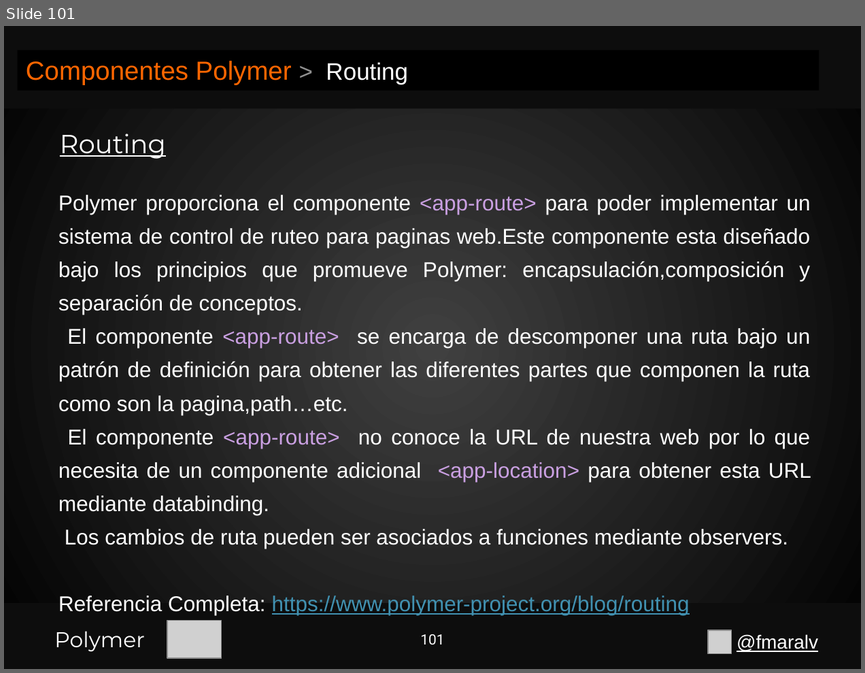
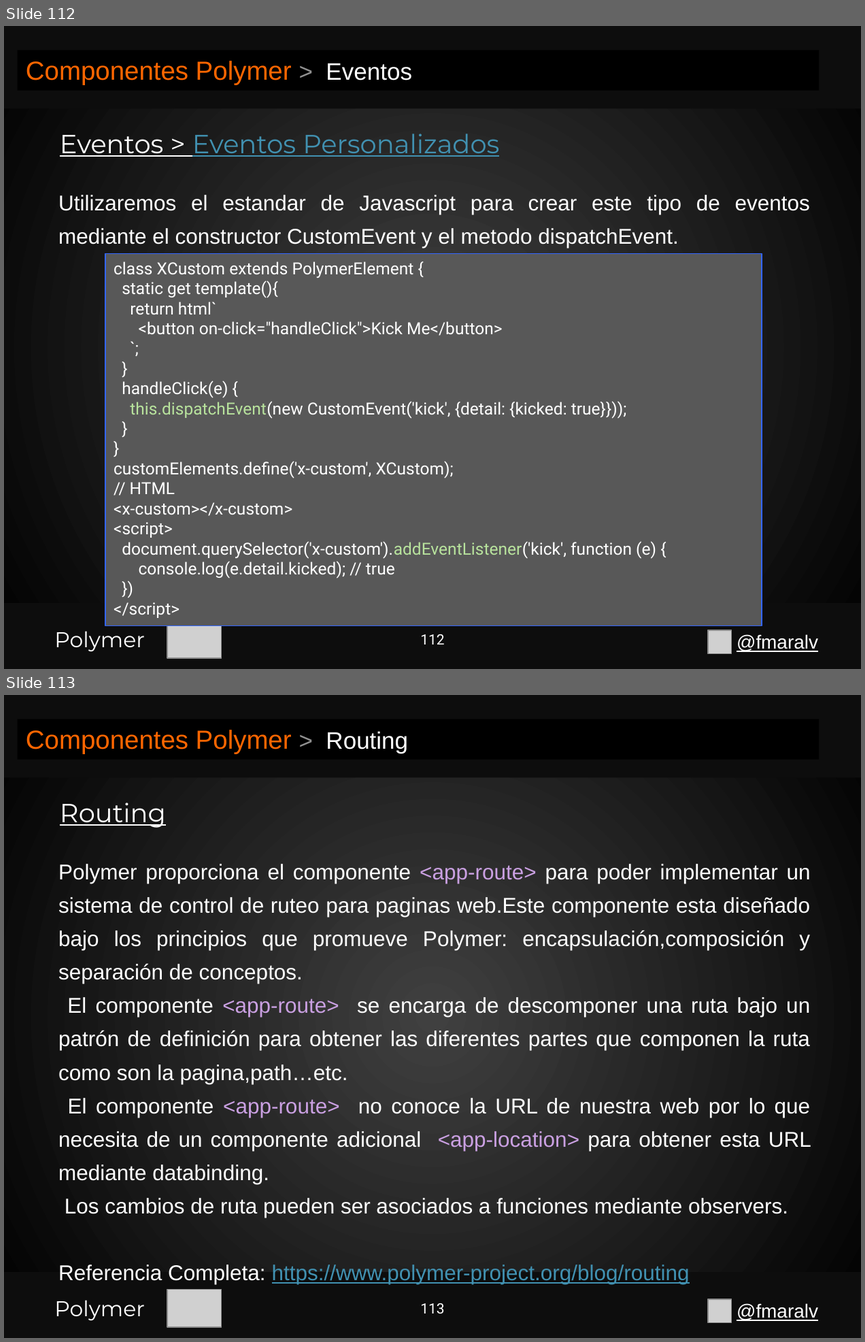
Before and after one commit to fmaralv/Presentacion, a slide deck: Polymer.pptx. Shown one above the other, each under a label of ours: slide 101 before the commit, slides 112 and 113 after it. The pictures are 865x673 and 865x1342 pixels, drawn with LibreOffice and Linux fonts; fonts in the diff are those of the drawing; grey boxes stand for pictures. Boxes give left, top, right and bottom in pixels: in the first picture for what was removed or moved away, otherwise in the second. Text is boxed around its words. In the diff, an @@ line names an element or a change of style, - is before the commit and + after.

```diff
--- a/Polymer.pptx
+++ b/Polymer.pptx
@@ slide 112 added at (x1=4, y1=26, x2=861, y2=669), background gradient #404040 to #000000 @@
@@ rectangle added at (x1=4, y1=26, x2=861, y2=108), fill #0D0D0D @@
@@ rectangle added at (x1=18, y1=50, x2=819, y2=90), fill #000000, 22 pt, text #FF6600 @@
+Componentes Polymer > Eventos
@@ text added at (x1=60, y1=133, x2=499, y2=157), 22 pt, text #4191B1, underline @@
+Eventos > Eventos Personalizados
@@ text added at (x1=58, y1=195, x2=810, y2=248), 18 pt, text #FFFFFF @@
+Utilizaremos el estandar de Javascript para crear este tipo de eventos mediante el constructor CustomEvent y el metodo dispatchEvent.
@@ rectangle added at (x1=105, y1=253, x2=762, y2=625), fill #585858, outline #3366FF 1 pt, 14 pt, text #FFFFFF @@
+class XCustom extends PolymerElement {
+static get template(){
+return html`
+<button on-click="handleClick">Kick Me</button>
+`;
+}
+handleClick(e) {
+this.dispatchEvent(new CustomEvent('kick', {detail: {kicked: true}}));
+}
+}
+customElements.define('x-custom', XCustom);
+// HTML
+<x-custom></x-custom>
+<script>
+document.querySelector('x-custom').addEventListener('kick', function (e) {
+console.log(e.detail.kicked); // true
+})
+</script>
@@ rectangle added at (x1=4, y1=603, x2=861, y2=669), fill #0D0D0D @@
@@ rectangle added at (x1=4, y1=603, x2=861, y2=669), fill #0D0D0D @@
@@ text added at (x1=54, y1=631, x2=145, y2=652), 18 pt, text #FFFFFF @@
+Polymer
@@ picture added at (x1=168, y1=620, x2=222, y2=658) @@
@@ page number added at (x1=420, y1=634, x2=444, y2=644), 12 pt, text #FFFFFF @@
+112
@@ picture added at (x1=707, y1=630, x2=732, y2=654) @@
@@ text added at (x1=736, y1=634, x2=818, y2=652), 16 pt, text #FFFFFF, underline @@
+@fmaralv
@@ what was slide 101 is now slide 113 @@
@@ page number at (x1=420, y1=1303, x2=444, y2=1314): text changed @@
-101
+113
```
Also in this commit, not shown: 3 slides changed, 19 other slides added.
